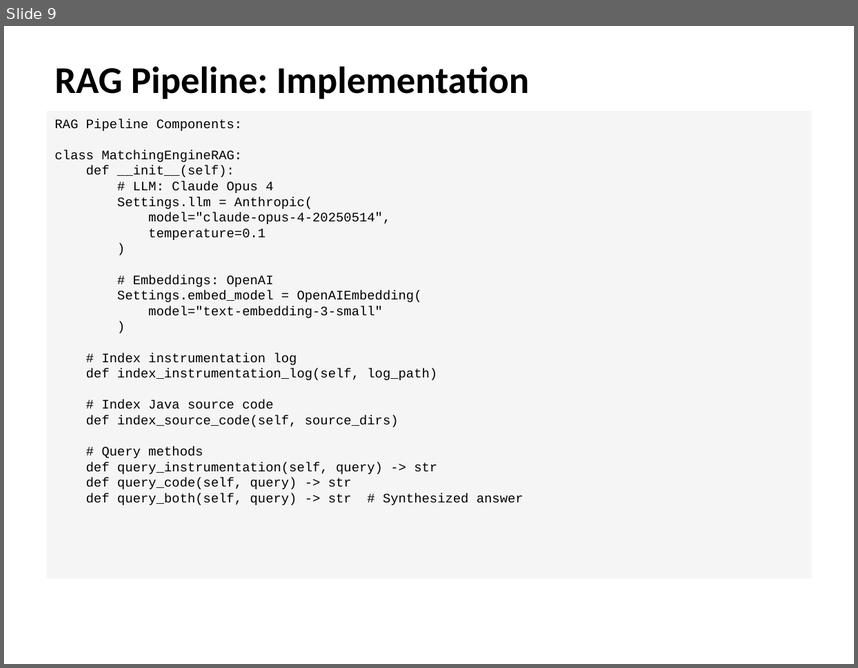
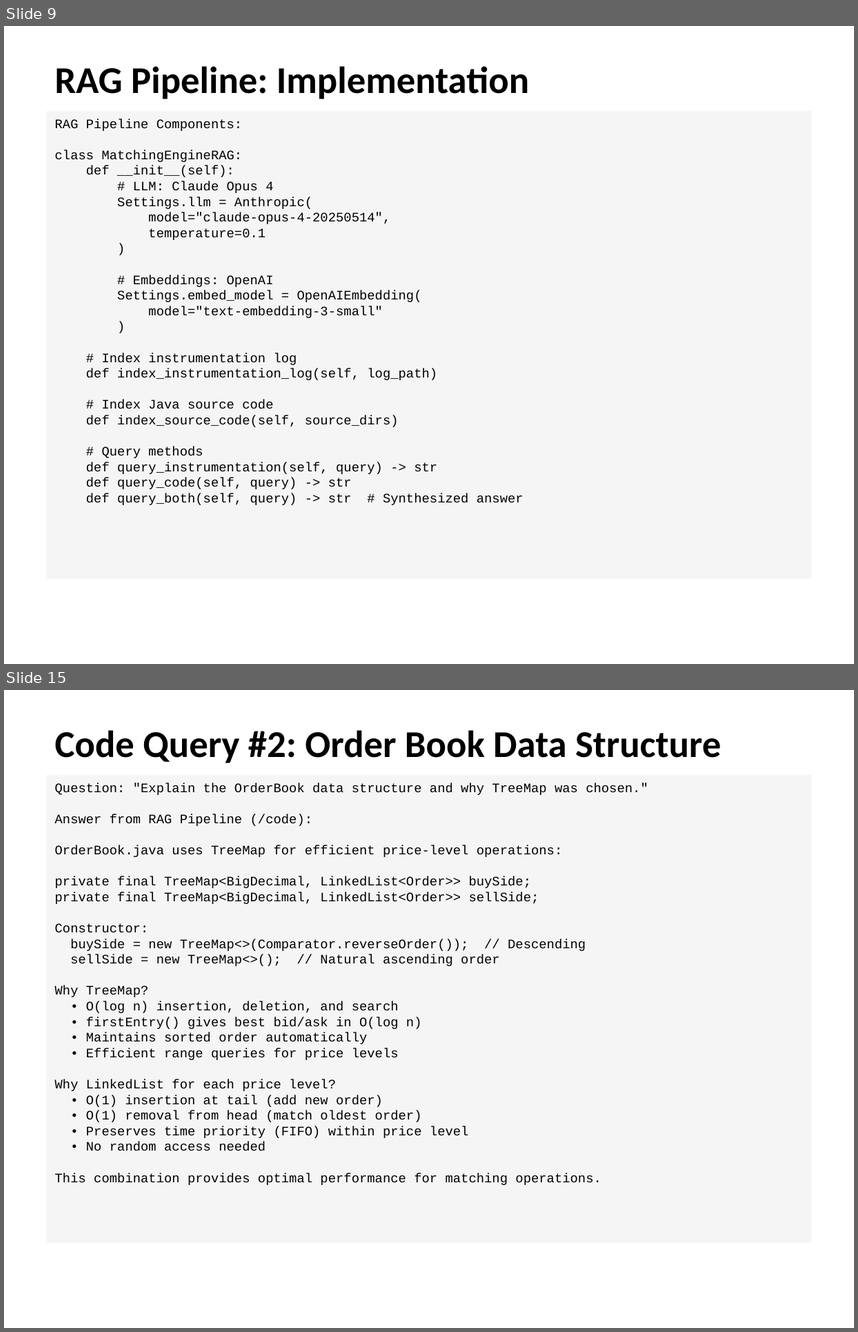
Before and after one commit to spopa01/matching-engine, a slide deck: MatchingEngine_Presentation.pptx. Shown one above the other, each under a label of ours: slide 9 before the commit, slides 9 and 15 after it; the slides between them are not shown. The pictures are 858x668 and 858x1332 pixels, drawn with LibreOffice and Linux fonts; fonts in the diff are those of the drawing. Boxes give left, top, right and bottom in pixels: in the first picture for what was removed or moved away, otherwise in the second. Text is boxed around its words. In the diff, an @@ line names an element or a change of style, - is before the commit and + after.

```diff
--- a/MatchingEngine_Presentation.pptx
+++ b/MatchingEngine_Presentation.pptx
@@ slide 15 added at <box>4,690,854,1328</box>, background #FFFFFF @@
@@ text added at <box>55,730,721,763</box>, 32 pt, text #000000, bold @@
+Code Query #2: Order Book Data Structure
@@ rectangle added at <box>47,775,811,1243</box>, fill #F5F5F5, 11 pt, text #000000 @@
+Question: "Explain the OrderBook data structure and why TreeMap was chosen."
+Answer from RAG Pipeline (/code):
+OrderBook.java uses TreeMap for efficient price-level operations:
+private final TreeMap<BigDecimal, LinkedList<Order>> buySide;
+private final TreeMap<BigDecimal, LinkedList<Order>> sellSide;
+Constructor:
+buySide = new TreeMap<>(Comparator.reverseOrder()); // Descending
+sellSide = new TreeMap<>(); // Natural ascending order
+Why TreeMap?
+• O(log n) insertion, deletion, and search
+• firstEntry() gives best bid/ask in O(log n)
+• Maintains sorted order automatically
+• Efficient range queries for price levels
+Why LinkedList for each price level?
+• O(1) insertion at tail (add new order)
+• O(1) removal from head (match oldest order)
+• Preserves time priority (FIFO) within price level
+• No random access needed
+This combination provides optimal performance for matching operations.
```
Also in this commit, not shown: 10 slides changed, 9 other slides added, 2 slides removed, 1 other file.
